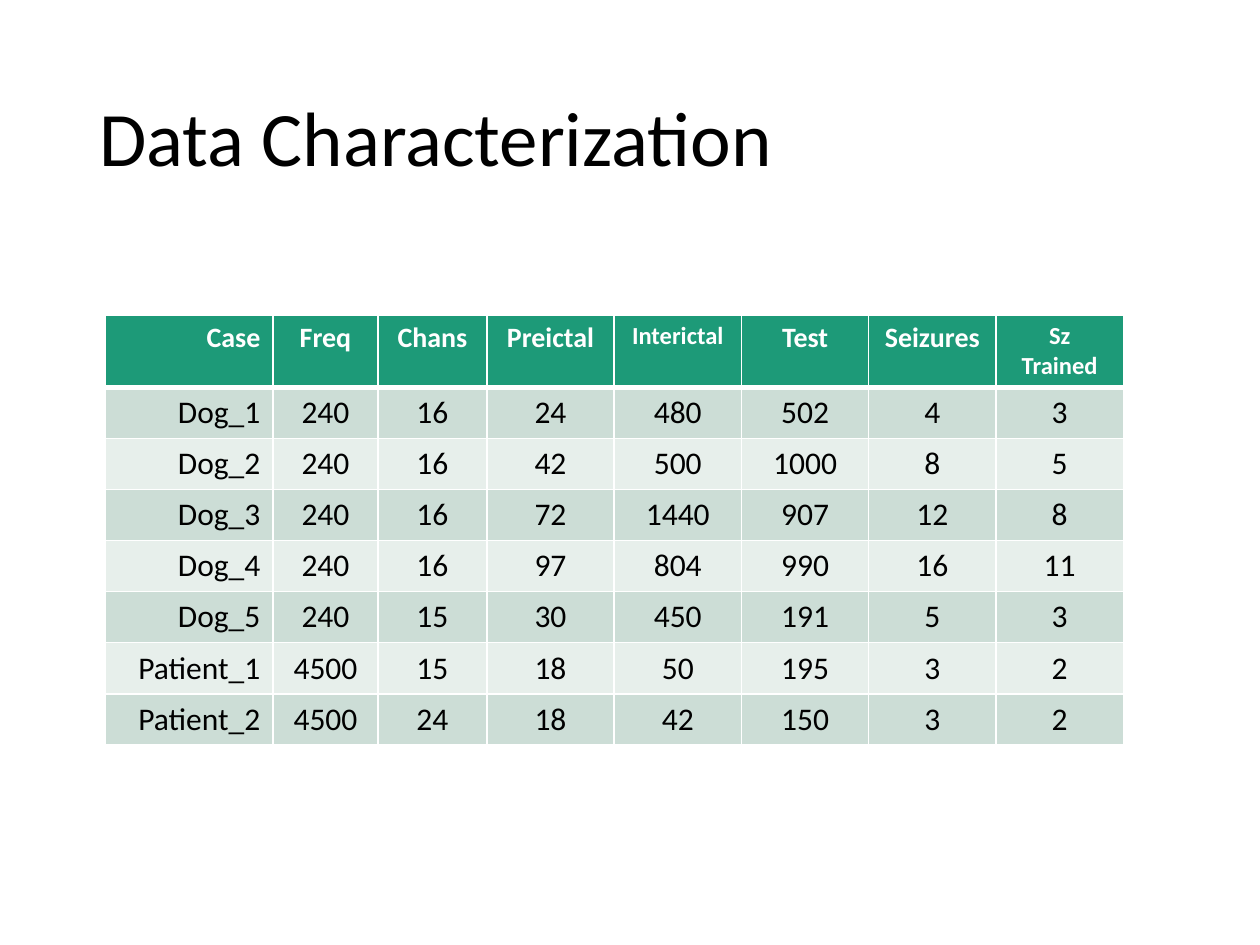
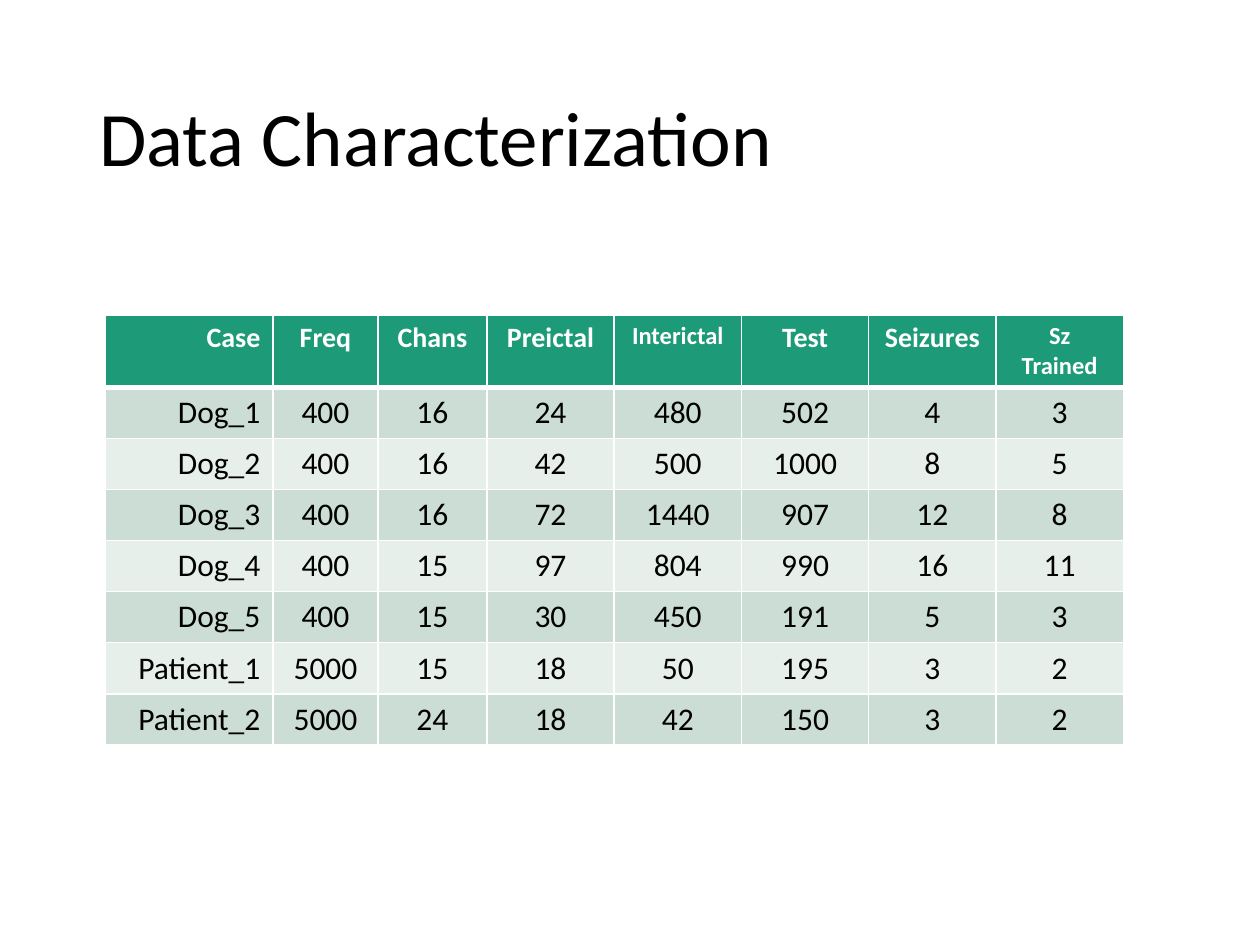
Before and after one commit to rbroberg/uccs.edu, a slide deck: slide 4 of cs5870/project/LeNet5 EEG.pptx. Drawn at 1260x945 pixels with LibreOffice and Linux fonts; fonts in the diff are those of the drawing. Boxes give left, top, right and bottom in pixels: in the first picture for what was removed or moved away, otherwise in the second. Text is boxed around its words. In the diff, an @@ line names an element or a change of style, - is before the commit and + after.

Commit message:
corrections

```diff
--- a/cs5870/project/LeNet5 EEG.pptx
+++ b/cs5870/project/LeNet5 EEG.pptx
@@ table at box(105, 315, 1121, 745) @@
-row 2, column 2: 240
+row 2, column 2: 400
-row 3, column 2: 240
+row 3, column 2: 400
-row 4, column 2: 240
+row 4, column 2: 400
-row 5, column 2: 240
+row 5, column 2: 400
-row 5, column 3: 16
+row 5, column 3: 15
-row 6, column 2: 240
+row 6, column 2: 400
-row 7, column 2: 4500
+row 7, column 2: 5000
-row 8, column 2: 4500
+row 8, column 2: 5000
```
